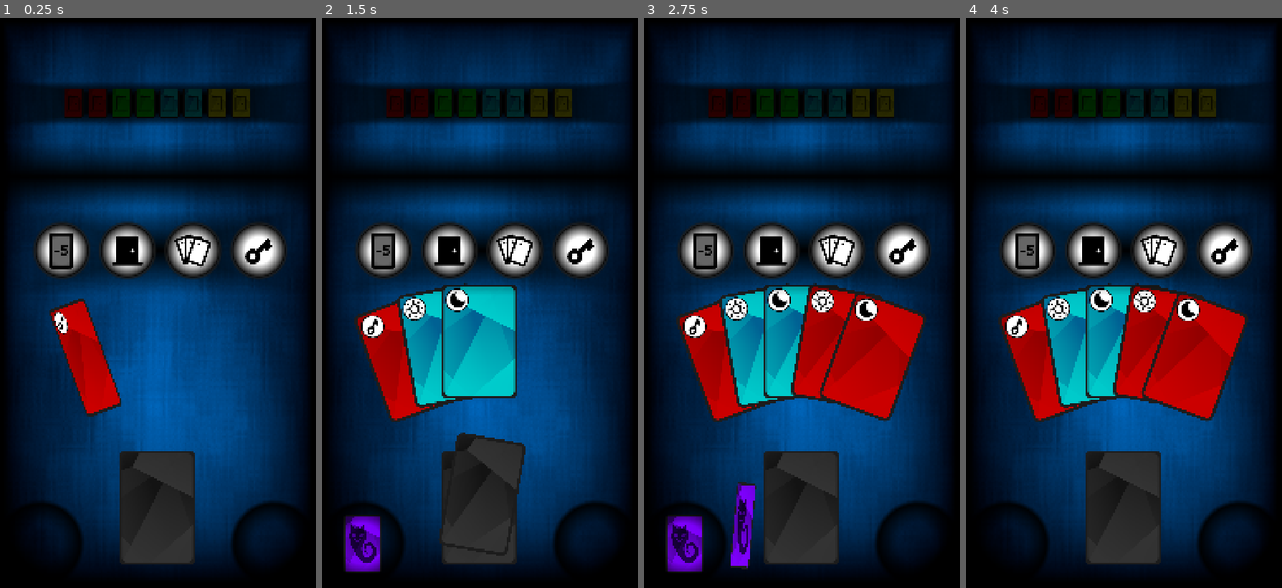
Above: before the commit, frames 1-4 (left to right).
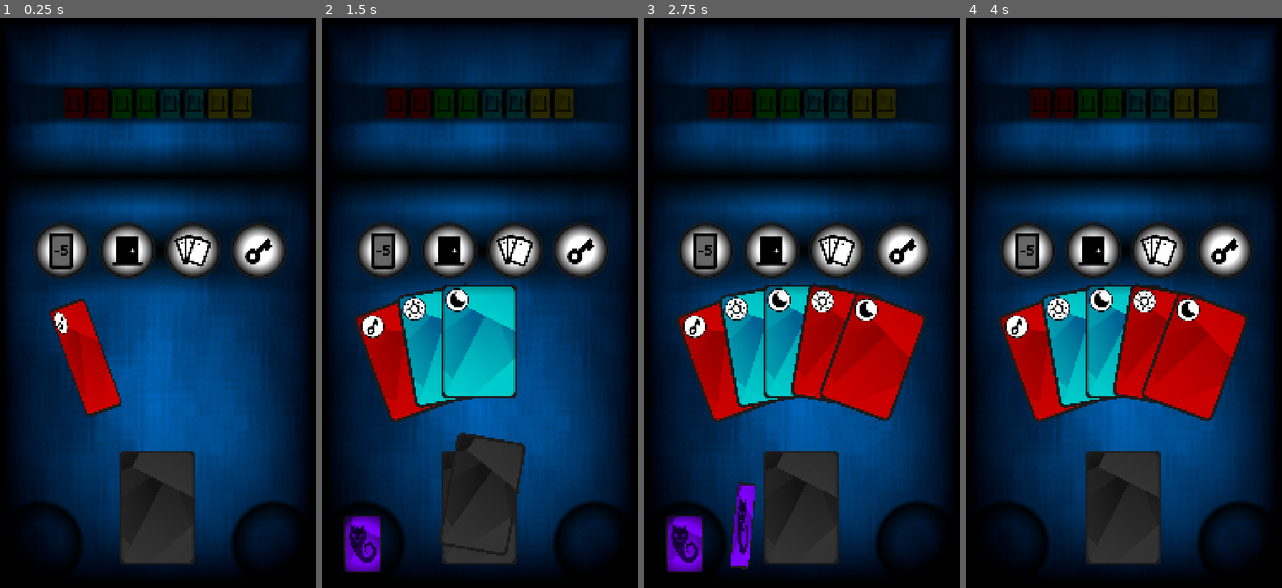
Above: after the commit, the same moments.

Repository: marcopar/Onirica
Game: Godot game, scene res://scenes/main/main.tscn
The game is run twice, just before and just after one commit, with the same random seed, the same clock (stepped at 60 frames per second) and the same inputs.
Inputs (mouse positions are in pixels of both pictures, inside the frame that each line leads up to):
- Up to frame 1 (0.25 s): no input
- Up to frame 2 (1.5 s): drag from (480, 508) to (480, 177) at 0.52 s; drag from (363, 542) to (480, 508) at 1.27 s
- Up to frame 3 (2.75 s): move the mouse to (729, 360) at 2.02 s; click (729, 360) at 2.17 s
- Up to frame 4 (4 s): drag from (1063, 525) to (1240, 542) at 2.77 s; drag from (1133, 496) to (1007, 542) at 3.52 s

The runs differ from the first frame. In frame 1, 0.5% of the frame differs, in the area x 20-80%, y 12-18%; in frame 2, 0.5%; in frame 3, 0.5%; in frame 4, 0.5%.

Commit message:
Properly outline doors for nightmare action

Diff:
--- a/project/scenes/doorspanel/doors_panel.gd
+++ b/project/scenes/doorspanel/doors_panel.gd
@@ -3,7 +3,6 @@
 class_name DoorsPanel
 
 @onready var door_container: Node2D = $Background/DoorContainer
-@onready var outline: Sprite2D = $Outline
 
 const RED_DOOR = preload("res://assets/sprites/cards/red_door.png")
 const GREEN_DOOR = preload("res://assets/sprites/cards/green_door.png")
@@ -38,7 +37,7 @@
 func setup(door_count: int):
 	doors = door_count
 
-	for i in range(1, MAX_DOORS):
+	for i in range(1, MAX_DOORS + 1):
 		var node: Sprite2D = door_container.find_child(str("D", i))
 		node.visible = false
 
@@ -73,11 +72,14 @@
 				node.self_modulate = Color(LIGHT_DOOR, LIGHT_DOOR, LIGHT_DOOR,1)
 			else:
 				node.self_modulate = Color(DARK_DOOR, DARK_DOOR, DARK_DOOR, 1)
-	pass
 
 func set_outline(enabled: bool) -> void:
-	##the shader has an instance parameter to enable it or not on the single card
-	outline.visible = enabled
+	for i in range(1, MAX_DOORS + 1):
+		var node: Sprite2D = door_container.find_child(str("D", i))
+		if node.self_modulate.r == LIGHT_DOOR:
+			##the shader has an instance parameter to enable it or not on the single card
+			node.set_instance_shader_parameter("enabled", enabled)
+
 
 # Called when the node enters the scene tree for the first time.
 func _ready() -> void:
--- a/project/scenes/doorspanel/doors_panel.tscn
+++ b/project/scenes/doorspanel/doors_panel.tscn
@@ -6,24 +6,6 @@
 [ext_resource type="Texture2D" uid="uid://bc8aj5jwkixg1" path="res://assets/sprites/cards/green_door.png" id="2_edn8y"]
 [ext_resource type="Shader" uid="uid://ev2hcn4hhgq2" path="res://shaders/outline.gdshader" id="2_plo07"]
 [ext_resource type="Texture2D" uid="uid://ve0ailn7fsq5" path="res://assets/sprites/cards/yellow_door.png" id="4_6kguw"]
-
-[sub_resource type="ShaderMaterial" id="ShaderMaterial_bcca8"]
-shader = ExtResource("2_plo07")
-shader_parameter/color = Color(1, 1, 0, 1)
-shader_parameter/width = 5.0
-shader_parameter/pattern = 2
-shader_parameter/inside = true
-shader_parameter/add_margins = false
-shader_parameter/number_of_images = Vector2(1, 1)
-
-[sub_resource type="Gradient" id="Gradient_pfa5x"]
-offsets = PackedFloat32Array(0)
-colors = PackedColorArray(0, 0, 0, 0.00392157)
-
-[sub_resource type="GradientTexture2D" id="GradientTexture2D_7qlxk"]
-gradient = SubResource("Gradient_pfa5x")
-width = 1080
-height = 150
 
 [sub_resource type="CanvasItemMaterial" id="CanvasItemMaterial_ldbn4"]
 blend_mode = 3
@@ -39,15 +21,17 @@
 fill = 2
 fill_from = Vector2(0.5, 0.5)
 
+[sub_resource type="ShaderMaterial" id="ShaderMaterial_plo07"]
+shader = ExtResource("2_plo07")
+shader_parameter/color = Color(1, 1, 0, 1)
+shader_parameter/width = 20.0
+shader_parameter/pattern = 2
+shader_parameter/inside = true
+shader_parameter/add_margins = false
+shader_parameter/number_of_images = Vector2(1, 1)
+
 [node name="DoorsPanel" type="Node2D"]
 script = ExtResource("1_n3ltj")
-
-[node name="Outline" type="Sprite2D" parent="."]
-visible = false
-material = SubResource("ShaderMaterial_bcca8")
-instance_shader_parameters/enabled = true
-texture = SubResource("GradientTexture2D_7qlxk")
-centered = false
 
 [node name="Background" type="Sprite2D" parent="."]
 material = SubResource("CanvasItemMaterial_ldbn4")
@@ -55,99 +39,105 @@
 centered = false
 
 [node name="DoorContainer" type="Node2D" parent="Background"]
-position = Vector2(68, 27)
+position = Vector2(68, 22)
 
 [node name="D1" type="Sprite2D" parent="Background/DoorContainer"]
-visible = false
 self_modulate = Color(0.2, 0.2, 0.2, 1)
-scale = Vector2(0.25, 0.25)
+material = SubResource("ShaderMaterial_plo07")
+scale = Vector2(0.27, 0.27)
 texture = ExtResource("1_qfj76")
 centered = false
 
 [node name="D2" type="Sprite2D" parent="Background/DoorContainer"]
-visible = false
 self_modulate = Color(0.2, 0.2, 0.2, 1)
+material = SubResource("ShaderMaterial_plo07")
 position = Vector2(80, 0)
-scale = Vector2(0.25, 0.25)
+scale = Vector2(0.27, 0.27)
 texture = ExtResource("1_qfj76")
 centered = false
 
 [node name="D3" type="Sprite2D" parent="Background/DoorContainer"]
-visible = false
 self_modulate = Color(0.2, 0.2, 0.2, 1)
+material = SubResource("ShaderMaterial_plo07")
+instance_shader_parameters/enabled = false
 position = Vector2(160, 0)
-scale = Vector2(0.25, 0.25)
+scale = Vector2(0.27, 0.27)
 texture = ExtResource("1_qfj76")
 centered = false
 
 [node name="D4" type="Sprite2D" parent="Background/DoorContainer"]
-visible = false
 self_modulate = Color(0.2, 0.2, 0.2, 1)
+material = SubResource("ShaderMaterial_plo07")
+instance_shader_parameters/enabled = false
 position = Vector2(240, 0)
-scale = Vector2(0.25, 0.25)
+scale = Vector2(0.27, 0.27)
 texture = ExtResource("2_edn8y")
 centered = false
 
 [node name="D5" type="Sprite2D" parent="Background/DoorContainer"]
-visible = false
 self_modulate = Color(0.2, 0.2, 0.2, 1)
+material = SubResource("ShaderMaterial_plo07")
+instance_shader_parameters/enabled = false
 position = Vector2(320, 0)
-scale = Vector2(0.25, 0.25)
+scale = Vector2(0.27, 0.27)
 texture = ExtResource("2_edn8y")
 centered = false
 
 [node name="D6" type="Sprite2D" parent="Background/DoorContainer"]
-visible = false
 self_modulate = Color(0.2, 0.2, 0.2, 1)
+material = SubResource("ShaderMaterial_plo07")
+instance_shader_parameters/enabled = false
 position = Vector2(400, 0)
-scale = Vector2(0.25, 0.25)
+scale = Vector2(0.27, 0.27)
 texture = ExtResource("2_edn8y")
 centered = false
 
 [node name="D7" type="Sprite2D" parent="Background/DoorContainer"]
-visible = false
 self_modulate = Color(0.2, 0.2, 0.2, 1)
+material = SubResource("ShaderMaterial_plo07")
 position = Vector2(480, 0)
-scale = Vector2(0.25, 0.25)
+scale = Vector2(0.27, 0.27)
 texture = ExtResource("1_by7ci")
 centered = false
 
 [node name="D8" type="Sprite2D" parent="Background/DoorContainer"]
-visible = false
 self_modulate = Color(0.2, 0.2, 0.2, 1)
+material = SubResource("ShaderMaterial_plo07")
 position = Vector2(560, 0)
-scale = Vector2(0.25, 0.25)
+scale = Vector2(0.27, 0.27)
 texture = ExtResource("1_by7ci")
 centered = false
 
 [node name="D9" type="Sprite2D" parent="Background/DoorContainer"]
-visible = false
 self_modulate = Color(0.2, 0.2, 0.2, 1)
+material = SubResource("ShaderMaterial_plo07")
+instance_shader_parameters/enabled = false
 position = Vector2(640, 0)
-scale = Vector2(0.25, 0.25)
+scale = Vector2(0.27, 0.27)
 texture = ExtResource("1_by7ci")
 centered = false
 
 [node name="D10" type="Sprite2D" parent="Background/DoorContainer"]
-visible = false
 self_modulate = Color(0.2, 0.2, 0.2, 1)
+material = SubResource("ShaderMaterial_plo07")
+instance_shader_parameters/enabled = false
 position = Vector2(720, 0)
-scale = Vector2(0.25, 0.25)
+scale = Vector2(0.27, 0.27)
 texture = ExtResource("4_6kguw")
 centered = false
 
 [node name="D11" type="Sprite2D" parent="Background/DoorContainer"]
-visible = false
 self_modulate = Color(0.2, 0.2, 0.2, 1)
+material = SubResource("ShaderMaterial_plo07")
 position = Vector2(800, 0)
-scale = Vector2(0.25, 0.25)
+scale = Vector2(0.27, 0.27)
 texture = ExtResource("4_6kguw")
 centered = false
 
 [node name="D12" type="Sprite2D" parent="Background/DoorContainer"]
-visible = false
 self_modulate = Color(0.2, 0.2, 0.2, 1)
+material = SubResource("ShaderMaterial_plo07")
 position = Vector2(880, 0)
-scale = Vector2(0.25, 0.25)
+scale = Vector2(0.27, 0.27)
 texture = ExtResource("4_6kguw")
 centered = false
--- a/project/shaders/outline.gdshader
+++ b/project/shaders/outline.gdshader
@@ -6,7 +6,7 @@
 shader_type canvas_item;
 
 uniform vec4 color : source_color = vec4(1.0);
-uniform float width : hint_range(0, 10) = 1.0;
+uniform float width : hint_range(0, 100) = 1.0;
 uniform int pattern : hint_range(0, 2) = 0; // diamond, circle, square
 uniform bool inside = false;
 uniform bool add_margins = true; // only useful when inside is false
Not shown: 1 places in project/scenes/doorspanel/doors_panel.tscn that only renumber resources
